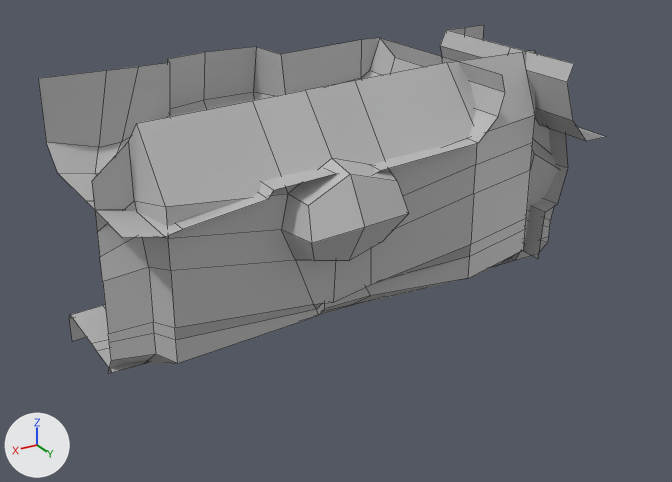
The FBX model DarkestCavern/Assets/graphics/models/levels/level01.fbx as it was, and as the next commit left it.
Rendered twice from a camera (50 mm lens) standing at (0.168, 0.277, 0.173) and looking at (0.004, 0.004, 0.036). Every picture has the same lights, and +X, +Y and +Z are marked at lower left. Mesh edges are drawn as thin lines. Where no turn or scale is listed for an object, it has been applied to the vertices.

Objects in the first picture: 'level01'.
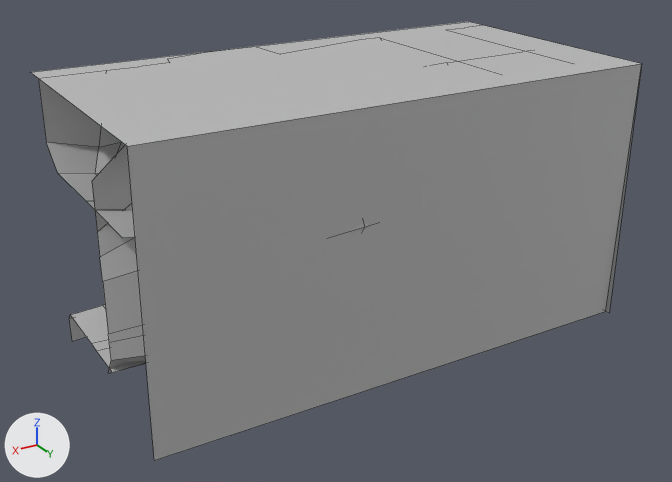
The newer file is also turned or shifted as a whole; pictures and numbers use the older file's frame.

The change, as JSON lines over the scene's bpy script:
```json
{"block": "me_mesh", "where": "me_mesh.from_pydata(...)  # 283 vertices, 216 faces; spans x -0.095..0.095, y -0.051..0.051, z -0.012..0.088"}
{"block": "me_mesh", "where": "# used by ob_level01; location = (0.0, -0.0011, 0.0125)"}
{"block": "me_mesh", "where": "# verts and faces of me_mesh; kept vertices keep their numbers, new ones are numbered from 283"}
{"block": "me_mesh", "where": "# before: 2 (-0.095, -0.037, 0.088) at pixel (483, 25), 14 (-0.084, -0.037, 0.088) at pixel (464, 27), 40 (-0.095, -0.037, 0.072), 41 (-0.084, -0.037, 0.072), 92 (-0.095, -0.037, -0.012)"}
{"block": "me_mesh", "where": "# before: 100 (-0.082, -0.039, -0.012), 129 (-0.095, -0.037, -0.003), 130 (-0.082, -0.039, -0.003)"}
{"block": "me_mesh", "change": "me_mesh part 1"}
{"op": "add", "block": "me_mesh", "code": "delete_faces([(2, 40, 41, 14), (92, 100, 130, 129)])"}
{"op": "add", "block": "me_mesh", "code": "verts[283] = (-0.095, 0.049, -0.012)  # pixel (605, 311)"}
{"op": "add", "block": "me_mesh", "code": "verts[284] = (-0.095, 0.051, 0.088)  # pixel (641, 63)"}
{"op": "add", "block": "me_mesh", "code": "verts[285] = (-0.095, 0.051, 0.088)  # pixel (641, 63)"}
{"op": "add", "block": "me_mesh", "code": "verts[286] = (-0.095, -0.047, 0.088)  # pixel (468, 21)"}
{"op": "add", "block": "me_mesh", "code": "for new, old in zip([*range(287, 291)], [*range(283, 287)]): verts[new] = verts[old] + (0.19, 0.0, 0.0)"}
{"op": "add", "block": "me_mesh", "code": "verts[291] = (-0.095, 0.051, 0.088)  # pixel (641, 63)"}
{"op": "add", "block": "me_mesh", "code": "verts[292] = (-0.095, 0.051, -0.012)  # pixel (609, 313)"}
{"op": "add", "block": "me_mesh", "code": "verts[293] = (-0.095, -0.037, 0.088)  # pixel (483, 25)"}
{"op": "add", "block": "me_mesh", "code": "verts[294] = (-0.095, -0.037, -0.012)"}
{"op": "add", "block": "me_mesh", "code": "faces += [(2, 291, 292, 92), (283, 284, 288, 287), (285, 286, 290, 289), (14, 293, 40, 41), (100, 130, 129, 294)]"}
```

What differs and where, as boxes (x1, y1, x2, y2) in the pictures (672 x 482 px):
```json
{"object": "level01", "change": "reshaped", "before": [38, 25, 605, 373], "after": [31, 22, 641, 460], "on screen": "8% wider, 26% taller"}
{"part": 1, "of": "me_mesh", "change": "built on", "before": [464, 25, 484, 40], "after": [31, 22, 641, 460]}
```
